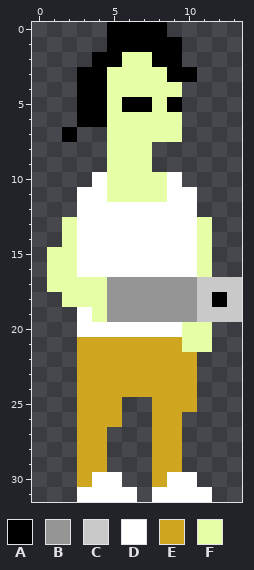
A pixel-art sprite gets an edit: core/assets/player.png. That is the earlier state.
The file is 14x32 pixels.
Palette (. is transparent): A #000000  B #959595  C #c9c9c9  D #ffffff  E #cfa61f  F #e6ffa6
Pixels before, first column x 1:
 0 ....AAAA.....
 1 ....AAAAA....
 2 ...AAFFAA....
 3 ..AAFFFFAA...
 4 ..AAFFFFF....
 5 ..AAFAAFA....
 6 ..AAFFFFF....
 7 .A..FFFFF....
 8 ....FFF......
 9 ....FFF......
10 ...DFFFFD....
11 ..DDFFFFDD...
12 ..DDDDDDDD...
13 .FDDDDDDDDF..
14 .FDDDDDDDDF..
15 FFDDDDDDDDF..
16 FFDDDDDDDDF..
17 FFFFBBBBBBCCC
18 .FFFBBBBBBCAC
19 ..DFBBBBBBCCC
20 ..DDDDDDDFF..
21 ..EEEEEEEFF..
22 ..EEEEEEEE...
23 ..EEEEEEEE...
24 ..EEEEEEEE...
25 ..EEE..EEE...
26 ..EEE..EE....
27 ..EE...EE....
28 ..EE...EE....
29 ..EE...EE....
30 ..EDD..EDD...
31 ..DDDD.DDDD..
Now the later version:
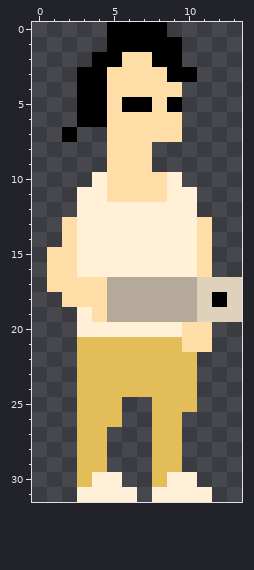
Changes in this commit:
Colour B changes from #959595 to #b5aa9a.
Colour C changes from #c9c9c9 to #e0d1ba.
Colour D changes from #ffffff to #fff0d7.
Colour E changes from #cfa61f to #e3bd58.
Colour F changes from #e6ffa6 to #ffdda6.
Pixel boxes of the changes (left, top, right, bottom) in both pictures:
changed: (47, 52, 242, 502)
